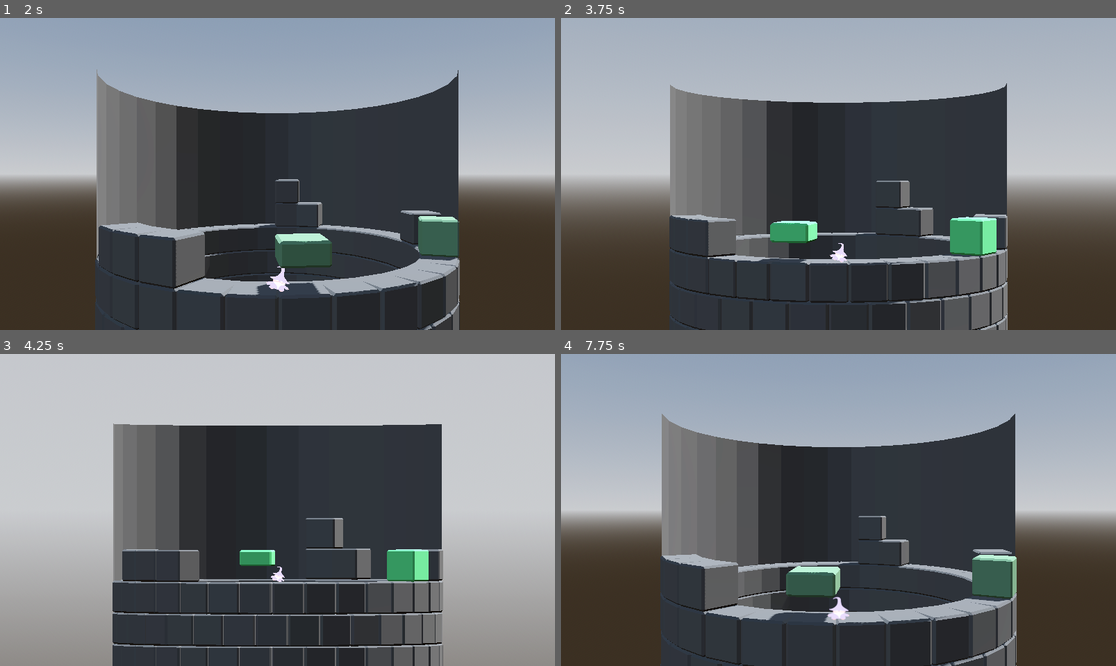
Above: before the commit, frames 1-4 (two rows, left to right).
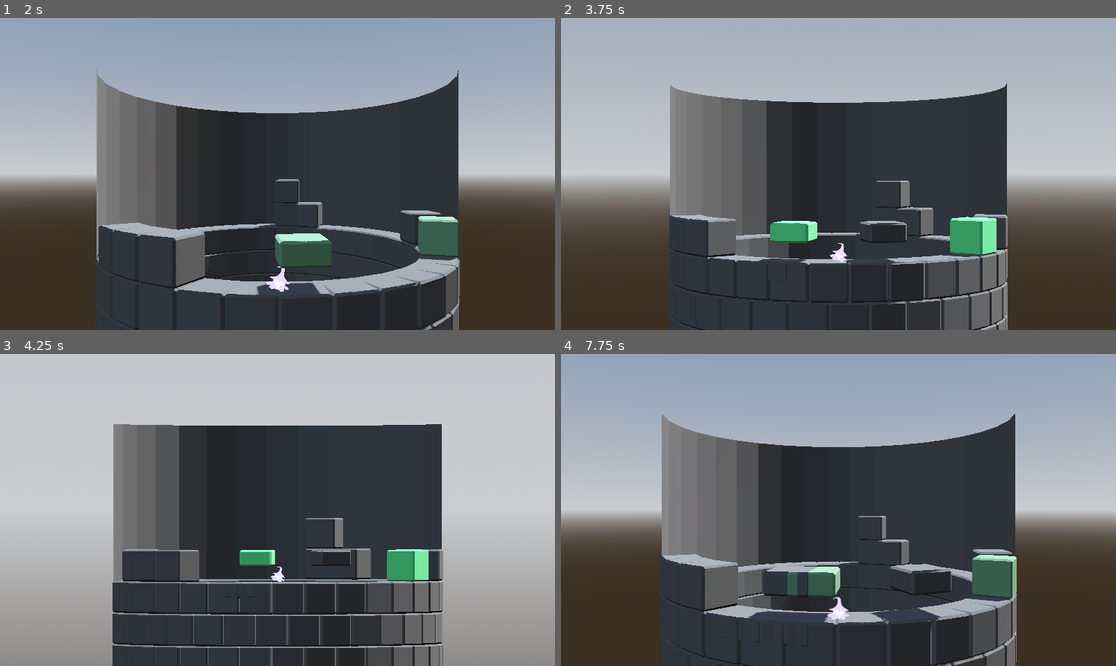
Above: after the commit, the same moments.

Repository: fennylol/cycloparallax
Game: Godot game, scene res://0_Kingdom/TheKingdom.tscn
The game is run twice, just before and just after one commit, with the same random seed, the same clock (stepped at 60 frames per second) and the same inputs.
Inputs:
- Up to frame 1 (2 s): tap Enter at 0.5 s; hold D (right, bound only before the commit) 0.53-1.28 s; tap Shift (perspective_spell) at 0.6, 1.35 s; tap Space (jump) at 0.77, 1.52 s; hold Down (place_down, bound only after the commit) from 1.28 s (still down)
- Up to frame 2 (3.75 s): release Down (place_down, bound only after the commit) at 2.03 s; hold D (right, bound only before the commit) 2.03-2.78 s; tap Shift (perspective_spell) at 2.1, 2.85, 3.6 s; hold Up (place_up, bound only after the commit) 2.78-3.53 s; tap Space (jump) at 3.02 s; hold A (left, bound only before the commit) from 3.53 s (still down)
- Up to frame 3 (4.25 s): keep holding A (left, bound only before the commit); tap Space (jump) at 3.77 s
- Up to frame 4 (7.75 s): tap Shift (perspective_spell) every 0.75 s from 4.35 to 7.35 s; tap Space (jump) at 4.52, 6.02, 6.77, 7.52 s; release A (left, bound only before the commit) at 5.03 s; hold Down (place_down, bound only after the commit) 5.03-5.78 s; hold D (right, bound only before the commit) 5.78-6.53 s; hold Up (place_up, bound only after the commit) 6.53-7.28 s; hold D (right, bound only before the commit) from 7.28 s (still down)

Frame 1 is identical in both runs. In frame 2, 0.3% of the frame differs, in the area x 34-63%, y 65-85%; in frame 3, less than 0.1%; in frame 4, 1.2%, in the area x 29-71%, y 67-94%.

Commit message:
block placement test

Diff:
--- a/1_Tower/TheTower.tscn
+++ b/1_Tower/TheTower.tscn
@@ -34,8 +34,9 @@
 
 [node name="WizardsSpinnyBit" type="Node3D" parent="." unique_id=1641620110]
 
-[node name="TinyWizard" parent="WizardsSpinnyBit" unique_id=1068362546 instance=ExtResource("2_7a4fr")]
+[node name="TinyWizard" parent="WizardsSpinnyBit" unique_id=1068362546 node_paths=PackedStringArray("TheTower") instance=ExtResource("2_7a4fr")]
 transform = Transform3D(1, 0, 0, 0, 1, 0, 0, 0, 1, 0, 0.1, 5)
+TheTower = NodePath("../../BlocksSpinnyBit")
 
 [node name="DollyCamera" parent="WizardsSpinnyBit" unique_id=623577091 instance=ExtResource("3_401sn")]
 transform = Transform3D(1, 0, 0, 0, 1, 0, 0, 0, 1, 0, 1.75, 12)
--- a/3_Wizard/the_wizard.gd
+++ b/3_Wizard/the_wizard.gd
@@ -43,8 +43,17 @@
 @onready var RFootRay: RayCast3D = $RightFoot
 @onready var Sprite  : Sprite3D  = $Sprite
 @onready var Mouth   : AudioStreamPlayer3D = $Mouth
+
+@export var TheTower : Node3D
+@onready var StoneBlock : PackedScene = preload("res://4_Blocks/stone/StonePlatform.tscn")
+
 func _process(delta: float)  -> void:
 	if TheLawsOfTheLand.Paused: return
+
+	## ------------
+	##   MOVEMENT
+	## ------------
+
 	if Input.is_action_just_pressed("jump"):
 		if CoyoteTimeLeft > 0.0:
 			JumpTimeLeft = JUMP_TIME
@@ -67,7 +76,8 @@
 			CoyoteTimeLeft  = COYOTE_TIME
 		else:
 			CoyoteTimeLeft -= delta
-	var direction: int = int(Input.is_action_pressed("left"))-int(Input.is_action_pressed("right"))
+
+	var direction: int = int(Input.is_action_pressed("move_left"))-int(Input.is_action_pressed("move_right"))
 	if direction : WalkingSpeed = lerpf(WalkingSpeed, direction*WALK_SPEED, delta*WALK_ACCEL)
 	else         : WalkingSpeed = move_toward(WalkingSpeed, 0.0, delta*WALK_ACCEL)
 	if is_left_side_blocked() : WalkingSpeed = min(0.0, WalkingSpeed)
@@ -80,12 +90,47 @@
 		walk_cycle()
 
 	move_and_slide()
+
+	## -------------
+	##   SET BLOCK
+	## -------------
+
+	## GET WIZARD LOCATION
+	var wiz_loc_id : Vector2i
+	var tower_rotation = int(round(rad_to_deg(TheTower.basis.get_euler().y)/11.25))
+	wiz_loc_id.x = abs(tower_rotation) if tower_rotation <= 0 else 32-tower_rotation
+	wiz_loc_id.y = int(round(position.y*20)/10)
+
+	## GET BLOCK LOCATION BASED ON INPUT
+	var block_placement_loc = Vector2i(-1,-1)
+	if Input.is_action_just_released("place_up"): block_placement_loc = wiz_loc_id + Vector2i(0,1)
+	if Input.is_action_just_released("place_down"): block_placement_loc = wiz_loc_id + Vector2i(0,-1)
+	if Input.is_action_just_released("place_left"):
+		block_placement_loc = wiz_loc_id + Vector2i(-1,0)
+		if block_placement_loc.x == -1: block_placement_loc.x = 31
+	if Input.is_action_just_released("place_right"):
+		block_placement_loc = wiz_loc_id + Vector2i(+1,0)
+		if block_placement_loc.x == 32: block_placement_loc.x = 0
+	if block_placement_loc == Vector2i(-1,-1): return
+
+	## PLACE BLOCK
+	var new_block = StoneBlock.instantiate()
+	var block_node_parent = TheTower.find_child(str(block_placement_loc.x))
+	block_node_parent.add_child(new_block)
+	new_block.position = Vector3( 0 , ( block_placement_loc.y * 0.5 ) + 2 , 4.75 )
+	print("")
+	print("wizard_pos_var: ",wiz_loc_id)
+	print("block_loc var:  ",block_placement_loc)
+	print("block parent:   ",block_node_parent)
+	print("block pos act:  ",new_block.position)
+
 func is_underside_blocked()  -> bool: return (LFootRay.is_colliding() and LFootRay.get_collider().is_in_group("Ground")) or \
 											 (RFootRay.is_colliding() and RFootRay.get_collider().is_in_group("Ground"))
 func is_left_side_blocked()  -> bool: return (LArmRay.is_colliding()  and LArmRay.get_collider().is_in_group("Ground"))  or \
 											 (LLegRay.is_colliding()  and LLegRay.get_collider().is_in_group("Ground"))
 func is_right_side_blocked() -> bool: return (RArmRay.is_colliding()  and RArmRay.get_collider().is_in_group("Ground"))  or \
 											 (RLegRay.is_colliding()  and RLegRay.get_collider().is_in_group("Ground"))
+
 func walk_cycle()            -> void:
 	if Sprite.texture != SPRITES[0]:
 		Sprite.texture = SPRITES[0]
--- a/project.godot
+++ b/project.godot
@@ -25,34 +25,73 @@
 
 [input]
 
-left={
+move_left={
 "deadzone": 0.2,
 "events": [Object(InputEventKey,"resource_local_to_scene":false,"resource_name":"","device":-1,"window_id":0,"alt_press …(191 unchanged characters)…
+, Object(InputEventJoypadMotion,"resource_local_to_scene":false,"resource_name":"","device":-1,"axis":0,"axis_value":-1.0,"script":null)
 ]
 }
-right={
+move_right={
 "deadzone": 0.2,
 "events": [Object(InputEventKey,"resource_local_to_scene":false,"resource_name":"","device":-1,"window_id":0,"alt_press …(192 unchanged characters)…
+, Object(InputEventJoypadMotion,"resource_local_to_scene":false,"resource_name":"","device":-1,"axis":0,"axis_value":1.0,"script":null)
 ]
 }
 jump={
 "deadzone": 0.2,
 "events": [Object(InputEventKey,"resource_local_to_scene":false,"resource_name":"","device":-1,"window_id":0,"alt_press …(191 unchanged characters)…
+, Object(InputEventJoypadButton,"resource_local_to_scene":false,"resource_name":"","device":-1,"button_index":0,"pressure":0.0,"pressed":true,"script":null)
 ]
 }
 perspective_spell={
 "deadzone": 0.2,
 "events": [Object(InputEventKey,"resource_local_to_scene":false,"resource_name":"","device":-1,"window_id":0,"alt_press …(195 unchanged characters)…
+, Object(InputEventJoypadMotion,"resource_local_to_scene":false,"resource_name":"","device":-1,"axis":4,"axis_value":1.0,"script":null)
+, Object(InputEventJoypadButton,"resource_local_to_scene":false,"resource_name":"","device":-1,"button_index":9,"pressure":0.0,"pressed":true,"script":null)
 ]
 }
 placement_spell={
 "deadzone": 0.2,
 "events": [Object(InputEventKey,"resource_local_to_scene":false,"resource_name":"","device":-1,"window_id":0,"alt_press …(192 unchanged characters)…
+, Object(InputEventJoypadMotion,"resource_local_to_scene":false,"resource_name":"","device":-1,"axis":5,"axis_value":1.0,"script":null)
+, Object(InputEventJoypadButton,"resource_local_to_scene":false,"resource_name":"","device":-1,"button_index":10,"pressure":0.0,"pressed":true,"script":null)
+, Object(InputEventKey,"resource_local_to_scene":false,"resource_name":"","device":-1,"window_id":0,"alt_pressed":false,"shift_pressed":false,"ctrl_pressed":false,"meta_pressed":false,"pressed":false,"keycode":0,"physical_keycode":4194326,"key_label":0,"unicode":0,"location":0,"echo":false,"script":null)
+, Object(InputEventKey,"resource_local_to_scene":false,"resource_name":"","device":-1,"window_id":0,"alt_pressed":false,"shift_pressed":false,"ctrl_pressed":false,"meta_pressed":false,"pressed":false,"keycode":0,"physical_keycode":4194326,"key_label":0,"unicode":0,"location":0,"echo":false,"script":null)
 ]
 }
 pause={
 "deadzone": 0.2,
 "events": [Object(InputEventKey,"resource_local_to_scene":false,"resource_name":"","device":-1,"window_id":0,"alt_press …(195 unchanged characters)…
+, Object(InputEventJoypadButton,"resource_local_to_scene":false,"resource_name":"","device":-1,"button_index":4,"pressure":0.0,"pressed":true,"script":null)
+, Object(InputEventJoypadButton,"resource_local_to_scene":false,"resource_name":"","device":-1,"button_index":6,"pressure":0.0,"pressed":true,"script":null)
+]
+}
+place_left={
+"deadzone": 0.2,
+"events": [Object(InputEventKey,"resource_local_to_scene":false,"resource_name":"","device":-1,"window_id":0,"alt_pressed":false,"shift_pressed":false,"ctrl_pressed":false,"meta_pressed":false,"pressed":false,"keycode":0,"physical_keycode":4194319,"key_label":0,"unicode":0,"location":0,"echo":false,"script":null)
+, Object(InputEventJoypadMotion,"resource_local_to_scene":false,"resource_name":"","device":-1,"axis":2,"axis_value":-1.0,"script":null)
+, Object(InputEventJoypadButton,"resource_local_to_scene":false,"resource_name":"","device":-1,"button_index":13,"pressure":0.0,"pressed":true,"script":null)
+]
+}
+place_right={
+"deadzone": 0.2,
+"events": [Object(InputEventKey,"resource_local_to_scene":false,"resource_name":"","device":-1,"window_id":0,"alt_pressed":false,"shift_pressed":false,"ctrl_pressed":false,"meta_pressed":false,"pressed":false,"keycode":0,"physical_keycode":4194321,"key_label":0,"unicode":0,"location":0,"echo":false,"script":null)
+, Object(InputEventJoypadMotion,"resource_local_to_scene":false,"resource_name":"","device":-1,"axis":2,"axis_value":1.0,"script":null)
+, Object(InputEventJoypadButton,"resource_local_to_scene":false,"resource_name":"","device":-1,"button_index":14,"pressure":0.0,"pressed":true,"script":null)
+]
+}
+place_up={
+"deadzone": 0.2,
+"events": [Object(InputEventKey,"resource_local_to_scene":false,"resource_name":"","device":-1,"window_id":0,"alt_pressed":false,"shift_pressed":false,"ctrl_pressed":false,"meta_pressed":false,"pressed":false,"keycode":0,"physical_keycode":4194320,"key_label":0,"unicode":0,"location":0,"echo":false,"script":null)
+, Object(InputEventJoypadMotion,"resource_local_to_scene":false,"resource_name":"","device":-1,"axis":3,"axis_value":-1.0,"script":null)
+, Object(InputEventJoypadButton,"resource_local_to_scene":false,"resource_name":"","device":-1,"button_index":11,"pressure":0.0,"pressed":true,"script":null)
+]
+}
+place_down={
+"deadzone": 0.2,
+"events": [Object(InputEventKey,"resource_local_to_scene":false,"resource_name":"","device":-1,"window_id":0,"alt_pressed":false,"shift_pressed":false,"ctrl_pressed":false,"meta_pressed":false,"pressed":false,"keycode":0,"physical_keycode":4194322,"key_label":0,"unicode":0,"location":0,"echo":false,"script":null)
+, Object(InputEventJoypadMotion,"resource_local_to_scene":false,"resource_name":"","device":-1,"axis":3,"axis_value":1.0,"script":null)
+, Object(InputEventJoypadButton,"resource_local_to_scene":false,"resource_name":"","device":-1,"button_index":12,"pressure":0.0,"pressed":true,"script":null)
 ]
 }
 
